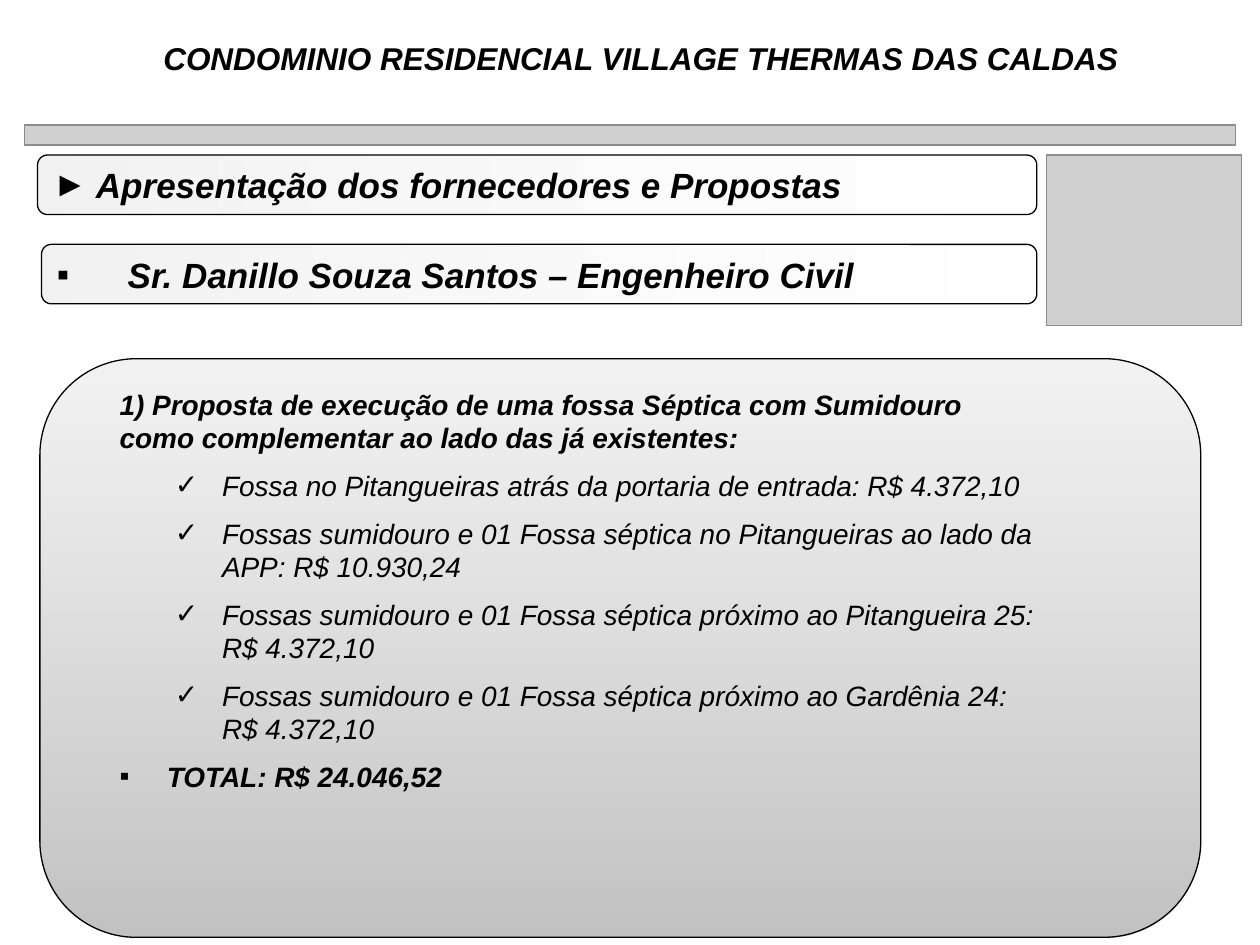
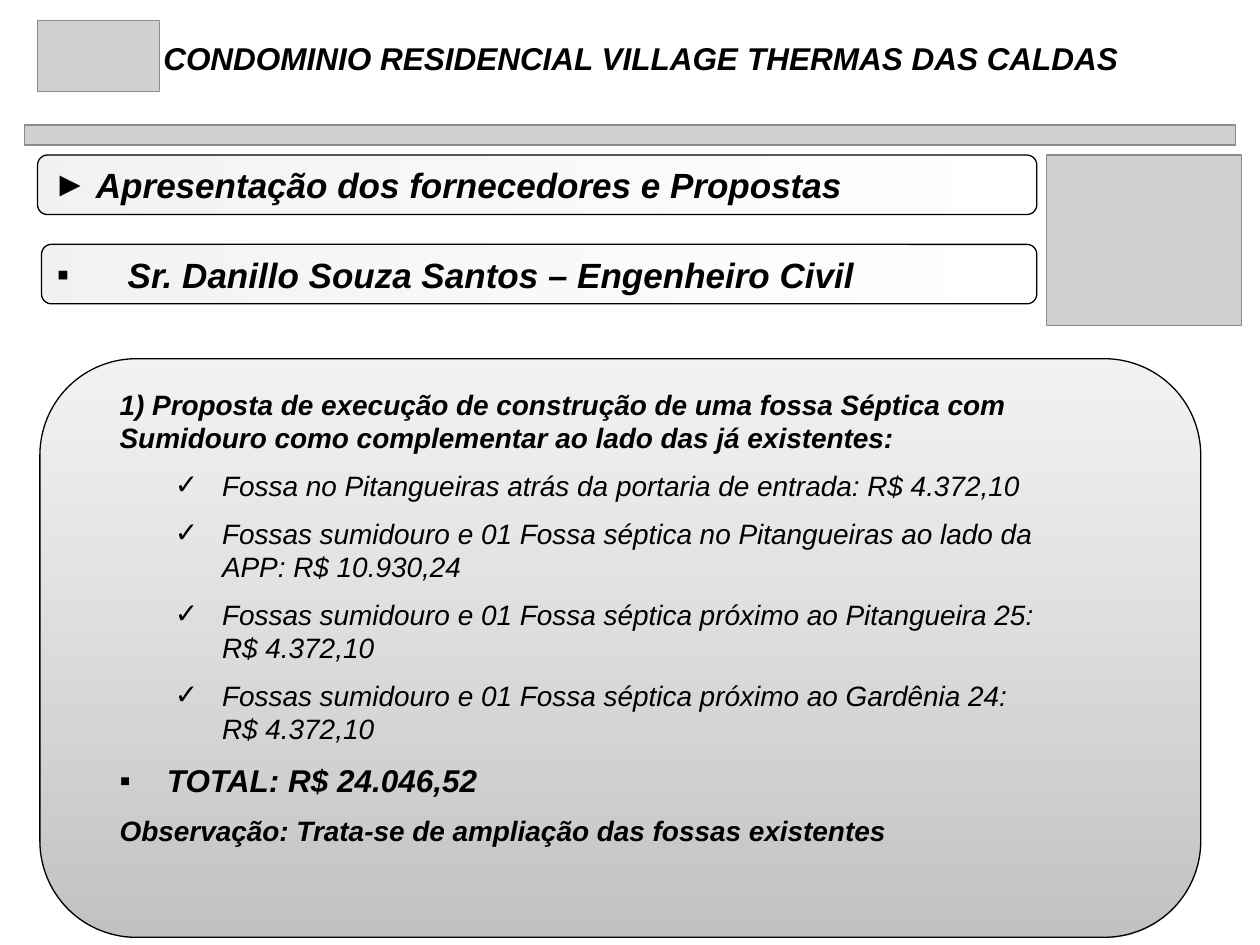
Before and after one commit to rwlc71/Village, a slide deck: slide 17 of Manutenção Village/FossaSepticas.pptx (slide 16 before the commit). Drawn at 1260x945 pixels with LibreOffice and Linux fonts; fonts in the diff are those of the drawing; grey boxes stand for pictures. Boxes give left, top, right and bottom in pixels: in the first picture for what was removed or moved away, otherwise in the second. Text is boxed around its words. In the diff, an @@ line names an element or a change of style, - is before the commit and + after.

```diff
--- a/Manutenção Village/FossaSepticas.pptx
+++ b/Manutenção Village/FossaSepticas.pptx
@@ picture added at box(38, 21, 160, 92) @@
@@ text at box(120, 394, 1005, 454): text changed @@
-  1) Proposta de execução de uma fossa Séptica com Sumidouro como complementar ao lado das já existentes:
+  1) Proposta de execução de construção de uma fossa Séptica com Sumidouro como complementar ao lado das já existentes:
@@ text at box(167, 768, 477, 797): size 16 to 18 pt in "TOTAL: R$ 24.046,52"; more space between paragraphs @@
@@ text at box(120, 820, 886, 846): paragraph added @@
+  Observação: Trata-se de ampliação das fossas existentes
```
Also in this commit, not shown: 19 other slides changed, 1 slide added, 10 other files.
